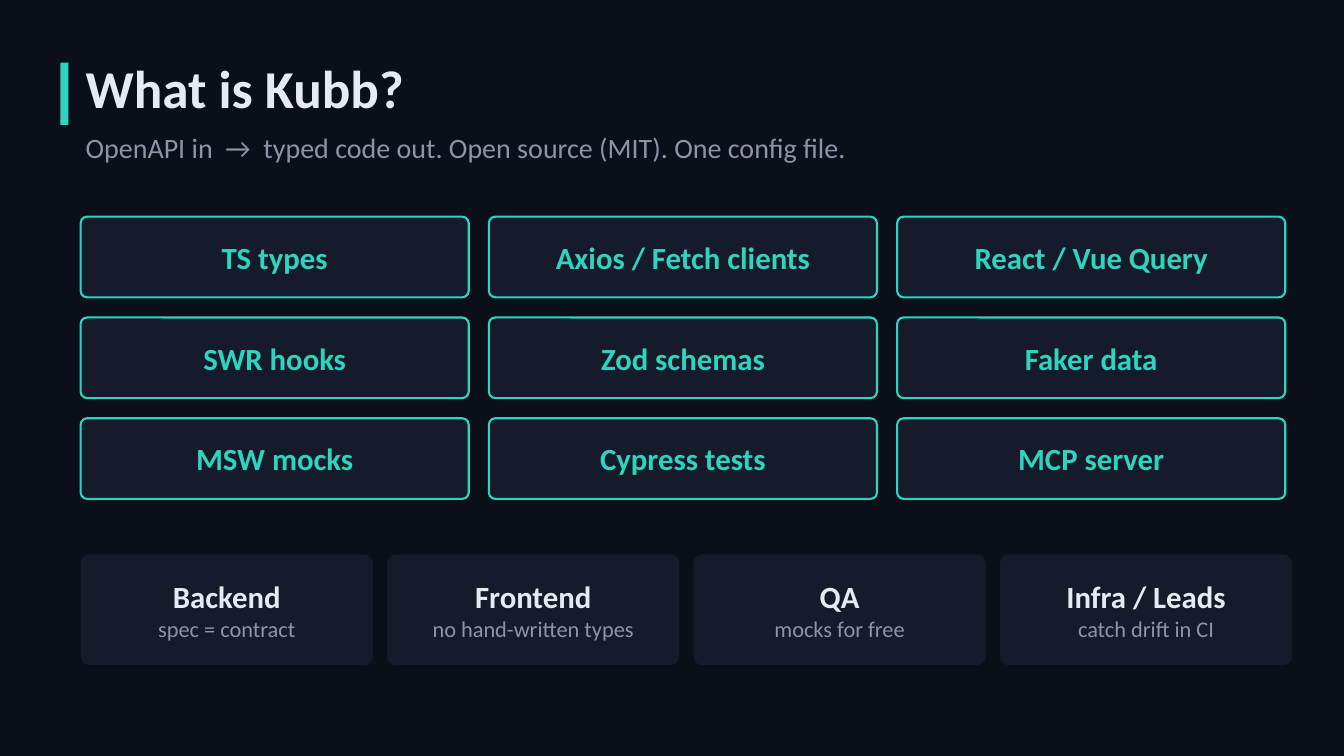
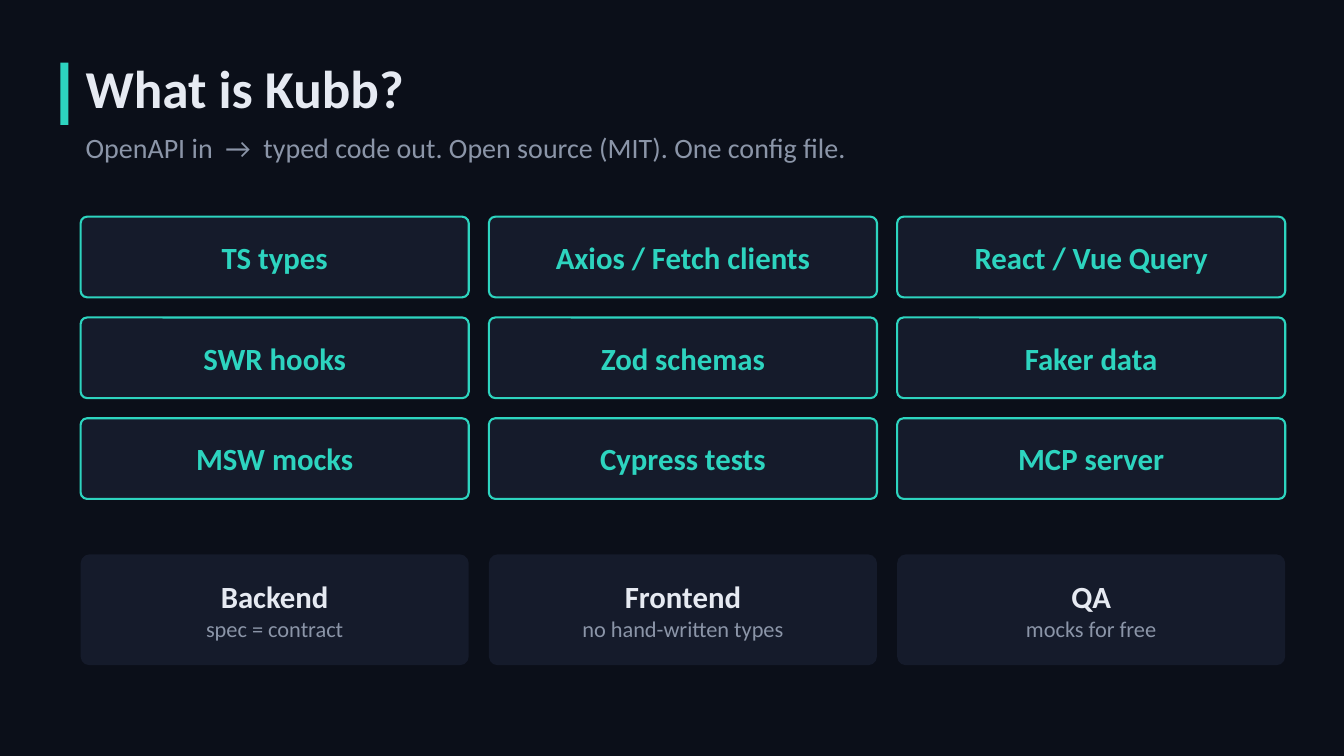
Before and after one commit to mateuzor/my_pocs, a slide deck: slide 2 of poc-kubb/deck/kubb-intro.pptx. Drawn at 1344x756 pixels with LibreOffice and Linux fonts; fonts in the diff are those of the drawing. Boxes give left, top, right and bottom in pixels: in the first picture for what was removed or moved away, otherwise in the second. Text is boxed around its words. In the diff, an @@ line names an element or a change of style, - is before the commit and + after.

```diff
--- a/poc-kubb/deck/kubb-intro.pptx
+++ b/poc-kubb/deck/kubb-intro.pptx
@@ rounded rectangle "Backend": place and size @@
-rounded rectangle "Backend" at [81, 555, 373, 665]
+rounded rectangle "Backend" at [81, 555, 469, 665]
@@ rounded rectangle "Frontend": place and size @@
-rounded rectangle "Frontend" at [387, 555, 680, 665]
+rounded rectangle "Frontend" at [489, 555, 877, 665]
@@ rounded rectangle "QA": place and size @@
-rounded rectangle "QA" at [694, 555, 986, 665]
+rounded rectangle "QA" at [897, 555, 1286, 665]
@@ rounded rectangle removed at [1000, 555, 1293, 665] @@
-Infra / Leads
-catch drift in CI
```
Also in this commit, not shown: 2 other slides changed, 3 other files.
